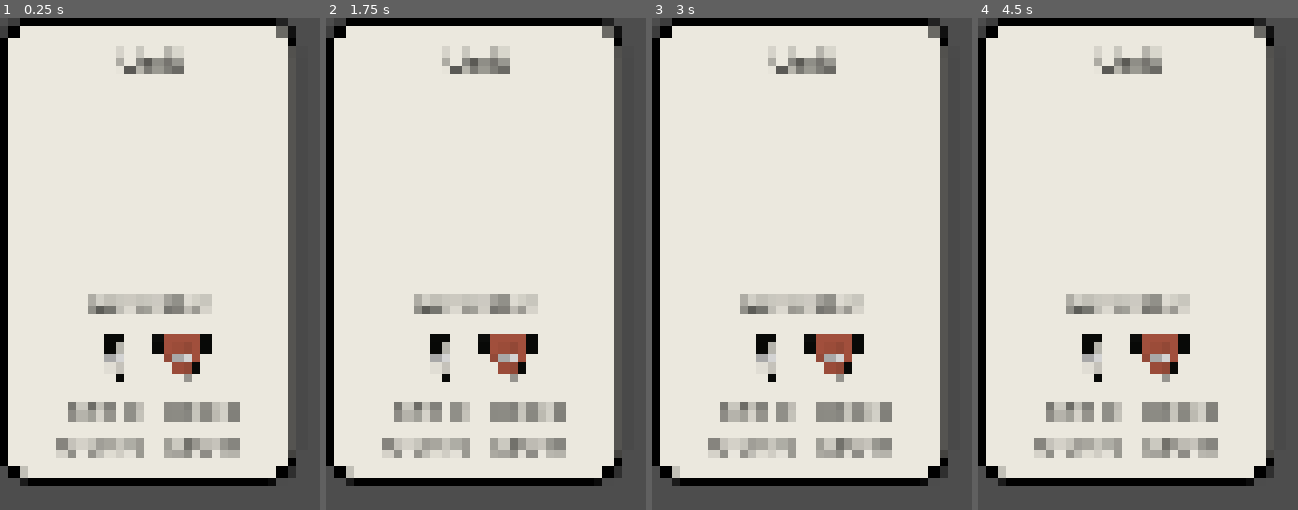
Above: before the commit, frames 1-4 (left to right).
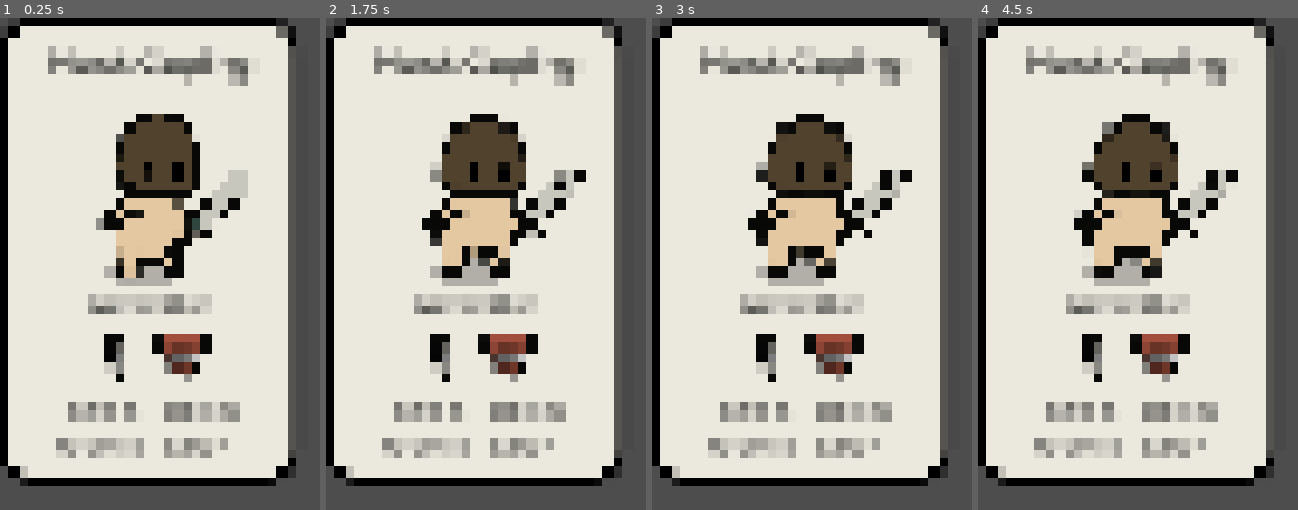
Above: after the commit, the same moments.

Repository: stonecauldron/mycelium-prototype
Game: Godot game, scene res://assets/base/unit_detail_card/unit_detail_card.tscn
Two runs of this game, one before a commit and one after it. Both use one fixed random seed, a clock stepped at 60 frames per second and the inputs below. This scene is started directly instead of the project's main scene.
Inputs (mouse positions are in pixels of both pictures, inside the frame that each line leads up to):
- Up to frame 1 (0.25 s): no input
- Up to frame 2 (1.75 s): tap Enter at 0.5 s; move the mouse to (outside the picture) at 0.52 s; tap P at 0.6 s; click (outside the picture) at 0.67 s; drag from (outside the picture) to (outside the picture) at 1.27 s
- Up to frame 3 (3 s): move the mouse to (outside the picture) at 2.02 s; tap P at 2.1 s; click (outside the picture) at 2.17 s; drag from (outside the picture) to (outside the picture) at 2.77 s
- Up to frame 4 (4.5 s): tap Space at 3.5 s; move the mouse to (outside the picture) at 3.52 s; tap P at 3.6 s; click (outside the picture) at 3.67 s; tap Enter at 4.25 s; drag from (outside the picture) to (outside the picture) at 4.27 s

The runs differ from the first frame. In frame 1, 13% of the frame differs, in the area x 15-78%, y 5-90%; in frame 2, 14%, in the area x 15-82%, y 5-90%; in frame 3, 14%; in frame 4, 14%.

Commit message:
Show mock units when running unit card scenes standalone.
Fill UnitCard and UnitDetailCard with a sample Capling when they are the current scene so F6 previews are useful without a host calling setup().

Co-authored-by: Cursor <cursoragent@cursor.com>

Diff:
--- a/assets/base/unit_card/unit_card.gd
+++ b/assets/base/unit_card/unit_card.gd
@@ -52,8 +52,21 @@
 	mouse_filter = Control.MOUSE_FILTER_STOP
 	mouse_exited.connect(_on_mouse_exited)
 	reset_compact_layout()
+	if unit_data == null and get_tree().current_scene == self:
+		unit_data = _make_mock_unit()
 	if unit_data != null:
 		_refresh()
+
+
+func _make_mock_unit() -> RosterUnitData:
+	var weapon := load(RiboforgeData.MELEE_WEAPON_PATH) as WeaponData
+	return RosterUnitData.create(
+		"Mock Capling",
+		UnitStatsData.create_for_tier(UnitStatsData.PowerTier.COMMON),
+		weapon,
+		null,
+		UnitStatsData.PowerTier.COMMON,
+	)
 
 
 func _set_children_mouse_filter_ignore(node: Node) -> void:
--- a/assets/base/unit_detail_card/unit_detail_card.gd
+++ b/assets/base/unit_detail_card/unit_detail_card.gd
@@ -46,8 +46,22 @@
 	_set_children_mouse_filter_ignore(self)
 	mouse_filter = Control.MOUSE_FILTER_STOP
 	reset_compact_layout()
+	if unit_data == null and get_tree().current_scene == self:
+		unit_data = _make_mock_unit()
 	if unit_data != null:
 		_refresh()
+
+
+func _make_mock_unit() -> RosterUnitData:
+	var weapon := load(RiboforgeData.MELEE_WEAPON_PATH) as WeaponData
+	return RosterUnitData.create(
+		"Mock Capling",
+		UnitStatsData.create_for_tier(UnitStatsData.PowerTier.COMMON),
+		weapon,
+		null,
+		UnitStatsData.PowerTier.COMMON,
+	)
+
 
 func _refresh() -> void:
 	if unit_data == null:
